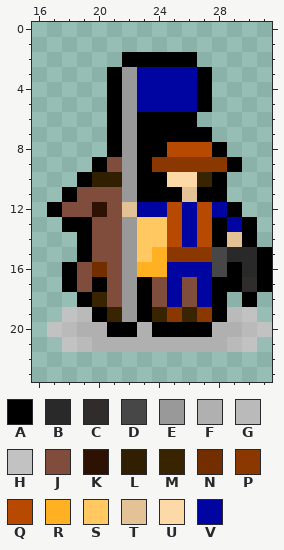
Edited in one commit: pixel-art sprite (Images/TileSets/FantasyHex/Units/Armed Settler.png). Above: the version before the commit.
The file is 32x29 pixels. Colours within 5 levels of each other are drawn and written as one. Shown: x 16..31, y 0..23.
Palette (. is transparent): A #000000  B #2a2929  C #302c2c  D #474747  E #999999  F #b0b0b0  G #bababa  H #c2c2c2  J #804c3b  K #2d1203  L #301f00  M #382400  N #732e00  P #8a3700  Q #b84900  R #ffb121  S #ffc861  T #e3c396  U #fcd9a7  V #0005a1
After the commit:
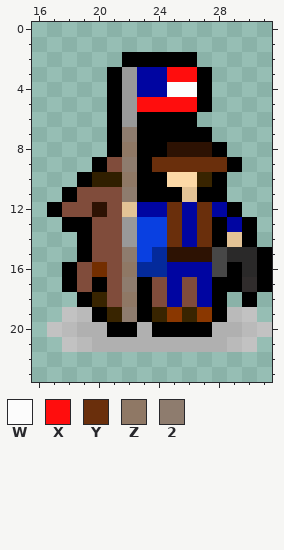
Colours new in this view: W #fcfcfc  X #ff0d0d  Y #6a2f0c  Z #8f7865  2 #8e7c6e
The edit:
@@ palette @@
-R #ffb121
+R #042a9b
-S #ffc861
+S #0940e1
@@ x 20..30 @@
  2 ..AAAAA....
- 3 .AEVVVVA...
- 4 .AEVVVVA...
- 5 .AEVVVVA...
+ 3 .AEVVXXA...
+ 4 .AEVVWWA...
+ 5 .AEXXXXA...
  6 .AEAAAA....
- 7 .AEAAAAA...
- 8 .AEAAQQQA..
- 9 AJEAPPPPPA.
-10 LLEAAUUMA..
-11 JJEAAATAA..
-12 KJTVVQVQVA.
-13 JJESSQVQAVA
-14 JJESSQVQATA
-15 JJESRPPPDBB
-16 NJERRVVVDAB
-17 AJEAJVJVAAC
-18 MJEAJVJVA.A
-19 AMEAMPMPAGH
+ 7 .A2AAAAA...
+ 8 .AZAAKKKA..
+ 9 AJ2AYYYYYA.
+10 LLZAAUUMA..
+11 JJ2AAATAA..
+12 KJTVVYVYVA.
+13 JJESSYVYAVA
+14 JJESSYVYATA
+15 JJ2SRKKKDBB
+16 NJZRRVVVDAB
+17 AJ2AJVJVAAC
+18 MJZAJVJVA.A
+19 AM2AMPMPAGH
 20 FAAFAAAAFFG
